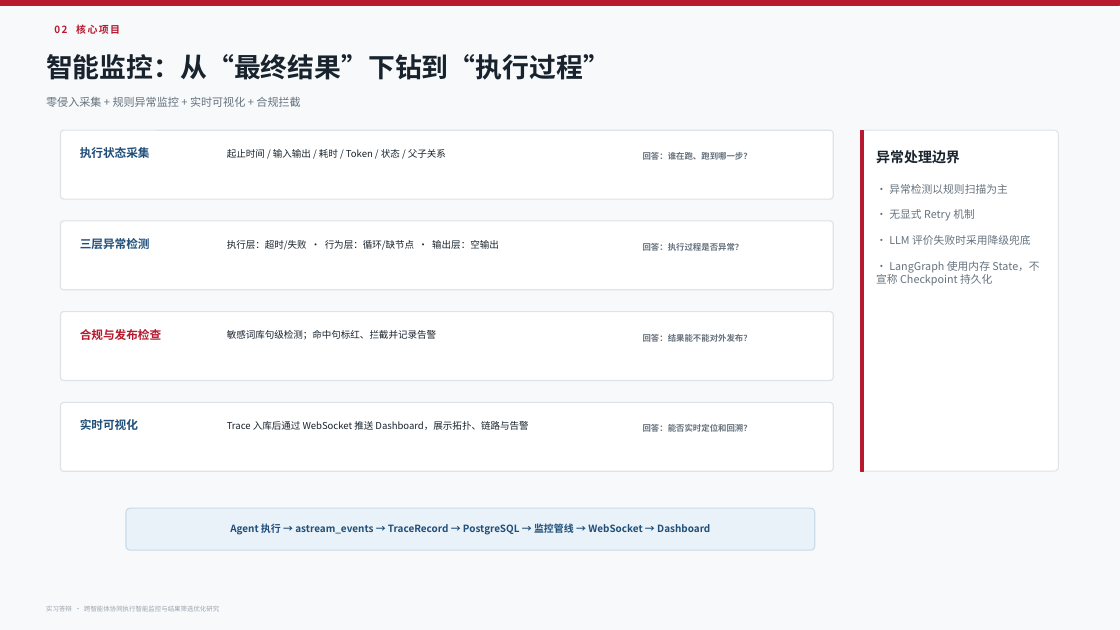
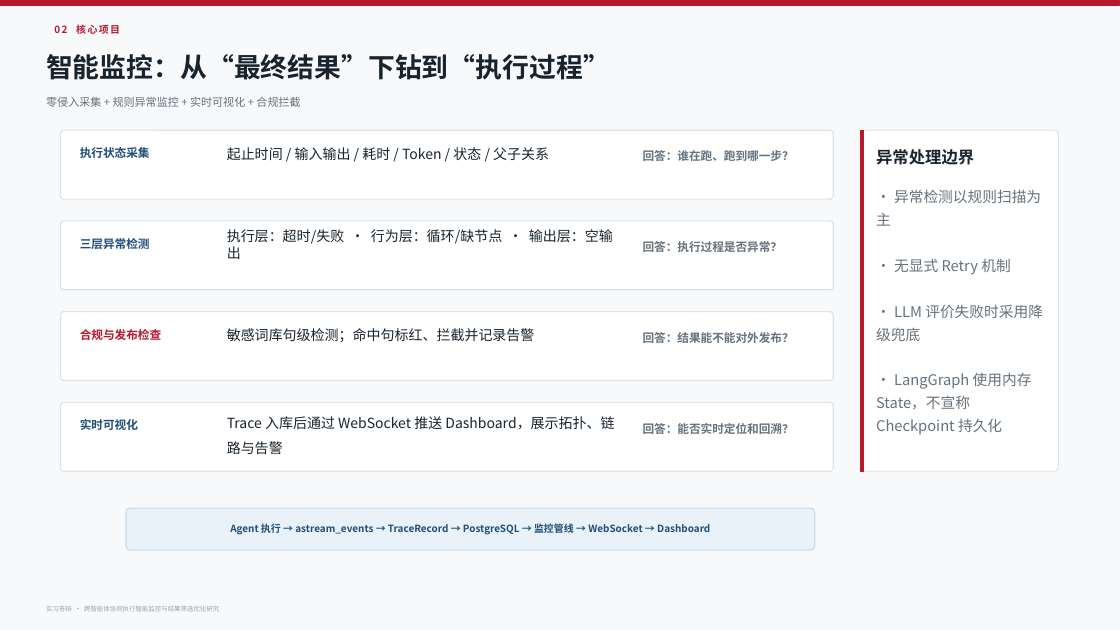
Before and after one commit to xiejiani1207/AgentCoMonitor, a slide deck: slide 5 of docs/实习答辩PPT_AgentCoMonitor_真实项目版_V2.1.pptx. Drawn at 1120x630 pixels with LibreOffice and Linux fonts; fonts in the diff are those of the drawing. Boxes give left, top, right and bottom in pixels: in the first picture for what was removed or moved away, otherwise in the second. Text is boxed around its words. In the diff, an @@ line names an element or a change of style, - is before the commit and + after.

```diff
--- a/docs/实习答辩PPT_AgentCoMonitor_真实项目版_V2.1.pptx
+++ b/docs/实习答辩PPT_AgentCoMonitor_真实项目版_V2.1.pptx
@@ text "异常处理边界" at [876,149,974,165]: size 12 to 14 pt @@
@@ text "• 异常检测以规则扫描为主" at [876,189,1043,435]: size 9.2 to 12.6 pt; line spacing 1 to 1.3 @@
@@ size 8.2 to 12 pt in 3 elements at [227,147,549,160], [227,229,613,259], [227,328,535,342] @@
@@ text "Trace 入库后通过 WebSocket 推送 Dashboard，展示拓扑、链路与告警" at [227,416,614,455]: size 8.2 to 12 pt; line spacing 1 to 1.5 @@
@@ size 7.2 to 10 pt in 4 elements at [643,150,794,161], [643,241,783,252], [643,332,794,343], [643,423,794,434] @@
```
Also in this commit, not shown: 8 other slides changed, 5 other files.
